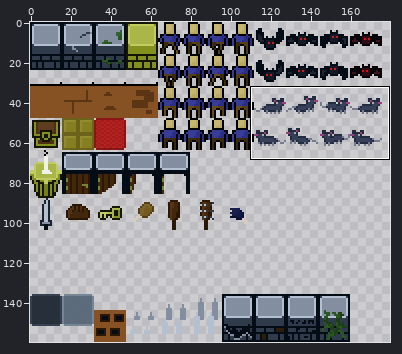
Sprite sheet: _games/ancient-maze/TileSetForMaze.png. Above, an overview of the earlier version with the close-up marked.
Close-up. Earlier state:
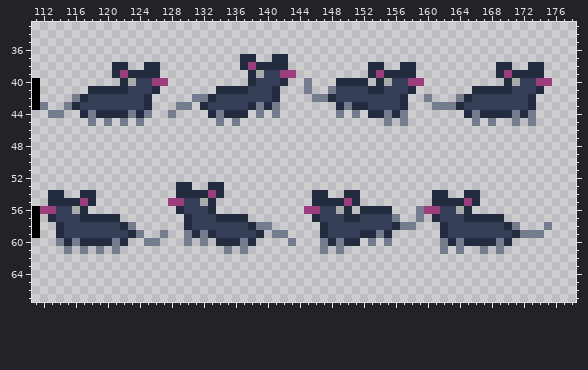
The file is 960x800 pixels, drawn in blocks of 5x5; one block is one cell here. Pixels under 10% opacity are left out. Colours within 5 levels of each other are drawn and written as one. Shown: x 111..178, y 33..67. The wide view leaves out empty margins.
After:
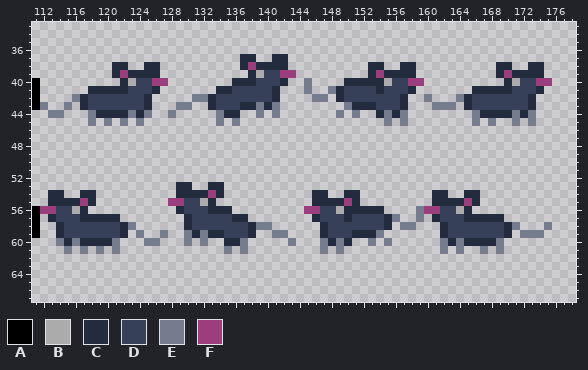
Palette (. is transparent): A #000000  B #ababab  C #232b3e  D #364058  E #747c8e  F #9c3e7e
Diff:
{"y":40,"x":136,"old":"..","new":"CC"}
{"y":40,"x":149,"old":"C","new":"."}
{"y":40,"x":153,"old":".","new":"C"}
{"y":41,"x":136,"old":"CC","new":"DD"}
{"y":41,"x":149,"old":"D","new":"C"}
{"y":41,"x":153,"old":"C","new":"D"}
{"y":42,"x":148,"old":"CD","new":".C"}
{"y":43,"x":116,"old":"CD","new":".C"}
{"y":43,"x":132,"old":"CD","new":".C"}
{"y":43,"x":137,"old":"D","new":"C"}
{"y":43,"x":149,"old":"C","new":"."}
{"y":43,"x":153,"old":"D","new":"C"}
{"y":43,"x":164,"old":"CD","new":".C"}
{"y":44,"x":117,"old":"C","new":"."}
{"y":44,"x":133,"old":"C","new":"."}
{"y":44,"x":137,"old":"C","new":"."}
{"y":44,"x":153,"old":"C","new":"."}
{"y":44,"x":165,"old":"C","new":"."}
{"y":56,"x":134,"old":"..","new":"CC"}
{"y":56,"x":151,"old":".","new":"C"}
{"y":56,"x":155,"old":"C","new":"."}
{"y":57,"x":134,"old":"CC","new":"DD"}
{"y":57,"x":151,"old":"C","new":"D"}
{"y":57,"x":155,"old":"D","new":"C"}
{"y":58,"x":155,"old":"DC","new":"C."}
{"y":59,"x":122,"old":"DC","new":"C."}
{"y":59,"x":134,"old":"D","new":"C"}
{"y":59,"x":138,"old":"DC","new":"C."}
{"y":59,"x":151,"old":"D","new":"C"}
{"y":59,"x":155,"old":"C","new":"."}
{"y":59,"x":170,"old":"DC","new":"C."}
{"y":60,"x":122,"old":"C","new":"."}
{"y":60,"x":134,"old":"C","new":"."}
{"y":60,"x":138,"old":"C","new":"."}
{"y":60,"x":151,"old":"C","new":"."}
{"y":60,"x":170,"old":"C","new":"."}
